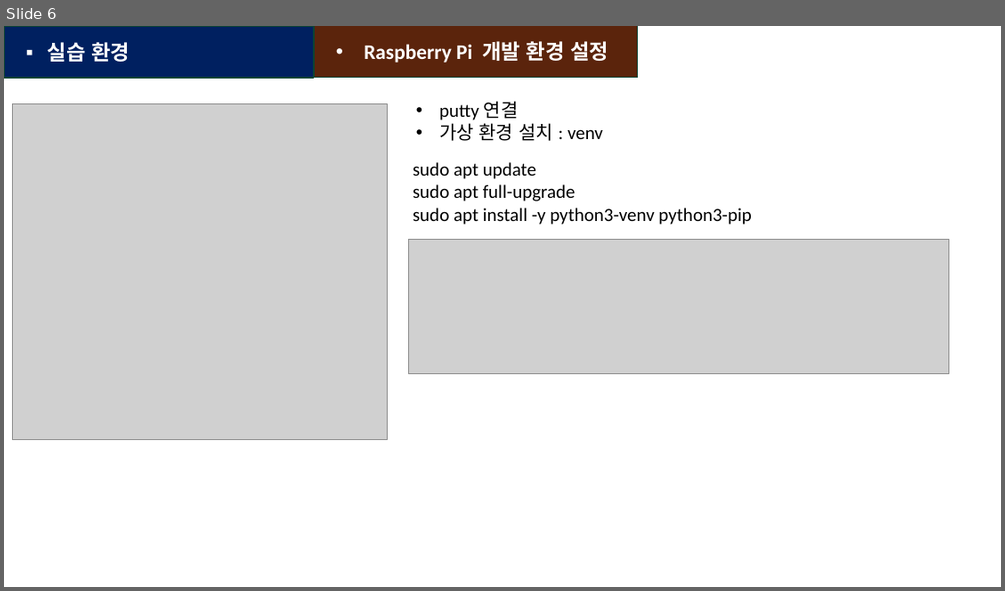
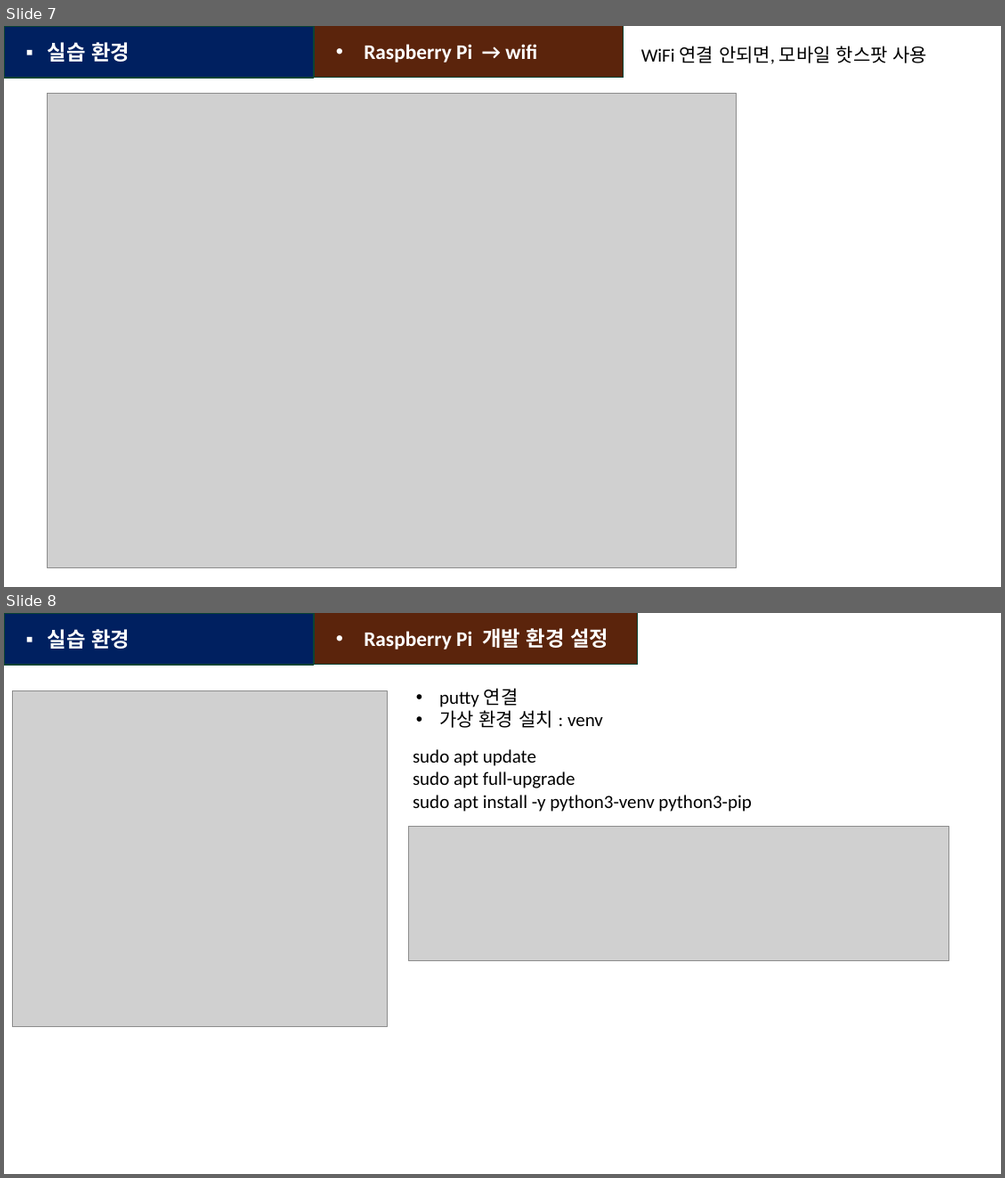
Before and after one commit to heartcom/Linux-Program, a slide deck: 1_개발환경구축(리눅스프로그래밍).pptx. Shown one above the other, each under a label of ours: slide 6 before the commit, slides 7 and 8 after it. The pictures are 1005x591 and 1005x1178 pixels, drawn with LibreOffice and Linux fonts; fonts in the diff are those of the drawing; grey boxes stand for pictures. Boxes give left, top, right and bottom in pixels: in the first picture for what was removed or moved away, otherwise in the second. Text is boxed around its words. In the diff, an @@ line names an element or a change of style, - is before the commit and + after.

```diff
--- a/1_개발환경구축(리눅스프로그래밍).pptx
+++ b/1_개발환경구축(리눅스프로그래밍).pptx
@@ slide 7 added at (4,26,1001,587), background #FFFFFF @@
@@ rectangle added at (4,26,313,78), fill #002060, outline #0D4335 1 pt, 20 pt, text #FFFFFF, bold @@
+▪ 실습 환경
@@ rectangle added at (314,26,623,78), fill #5C240C, outline #0D4335 1 pt, 20 pt, text #FFFFFF, bold @@
+• Raspberry Pi → wifi
@@ text added at (641,46,928,64), 18 pt, text #000000 @@
+WiFi 연결 안되면, 모바일 핫스팟 사용
@@ picture added at (48,93,736,567) @@
@@ what was slide 6 is now slide 8 @@
```
Also in this commit, not shown: 2 slides changed, 2 other slides added.
